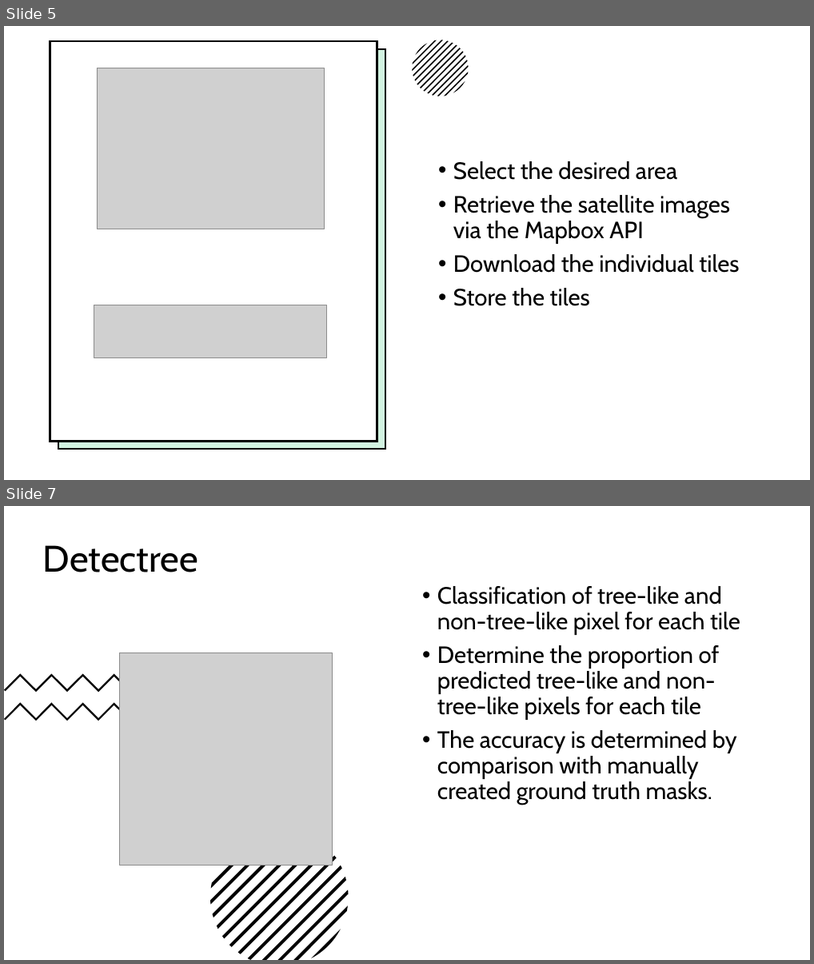
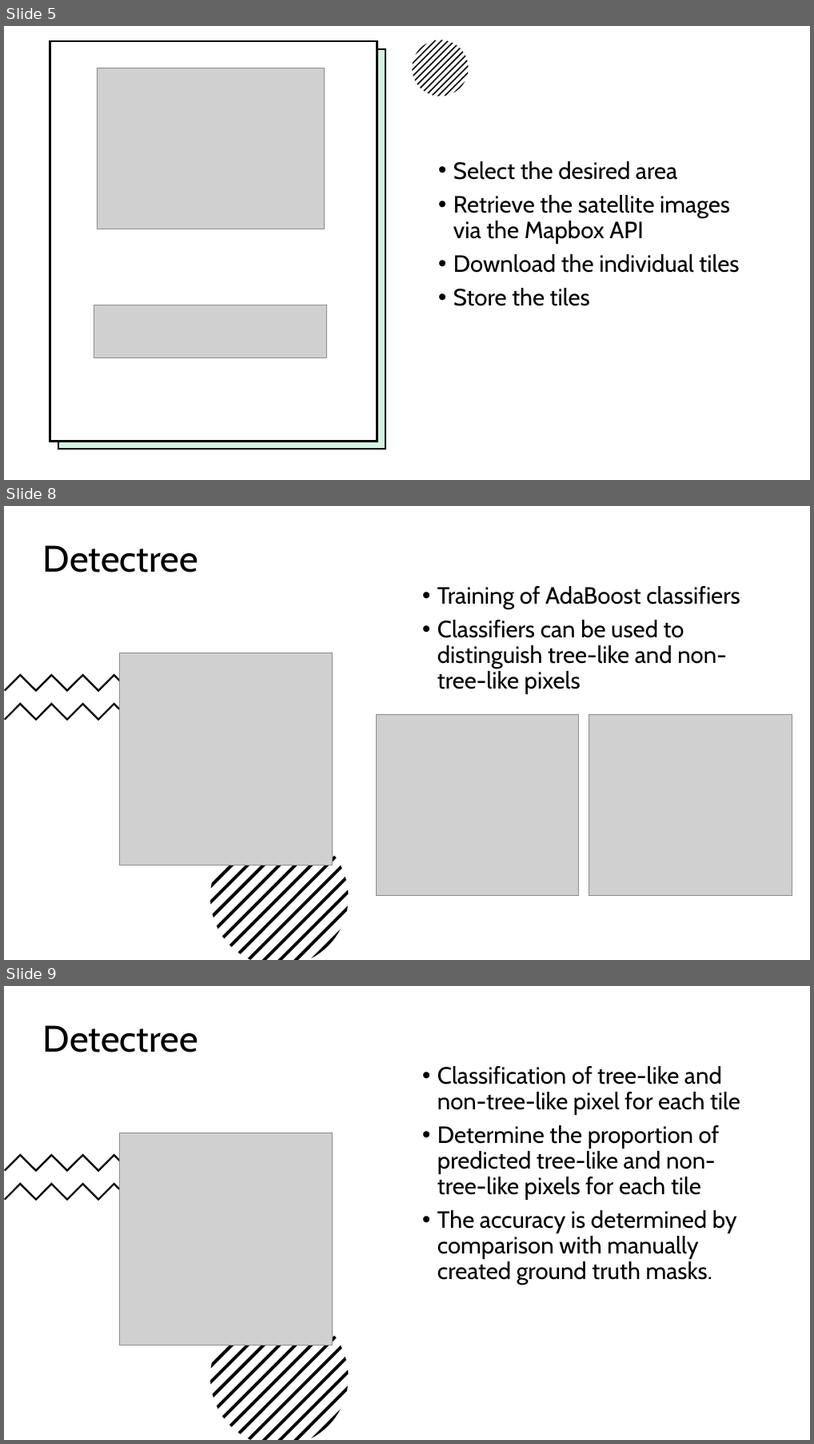
Before and after one commit to vincentbetz/City-tree-coverage-analytics, a slide deck: Präsentation_Detectree_Draft.pptx. Shown one above the other, each under a label of ours: slides 5 and 7 before the commit, slides 5, 8 and 9 after it; the slides between them are not shown. The pictures are 814x964 and 814x1444 pixels, drawn with LibreOffice and Linux fonts; fonts in the diff are those of the drawing; grey boxes stand for pictures. Boxes give left, top, right and bottom in pixels: in the first picture for what was removed or moved away, otherwise in the second. Text is boxed around its words. In the diff, an @@ line names an element or a change of style, - is before the commit and + after.

```diff
--- a/Präsentation_Detectree_Draft.pptx
+++ b/Präsentation_Detectree_Draft.pptx
@@ slide 8 added at [4, 506, 810, 960], background #FFFFFF @@
@@ rectangle added at [4, 506, 810, 960], fill #FFFFFF @@
@@ text added at [43, 545, 198, 572], 44 pt, text #000000 @@
+Detectree
@@ text added at [438, 586, 740, 694], 28 pt, text #000000 @@
+• Training of AdaBoost classifiers
+• Classifiers can be used to distinguish tree-like and non-tree-like pixels
@@ freeform shape added at [4, 673, 130, 692], fill #000000 @@
@@ picture added at [119, 652, 333, 865] @@
@@ freeform shape added at [4, 703, 130, 720], fill #000000 @@
@@ picture added at [377, 714, 579, 896] @@
@@ picture added at [589, 714, 792, 896] @@
@@ group added at [210, 828, 349, 960]: 13 freeform shapes @@
@@ what was slide 7 is now slide 9 @@
```
Also in this commit, not shown: 1 slide changed, 2 other slides added.
